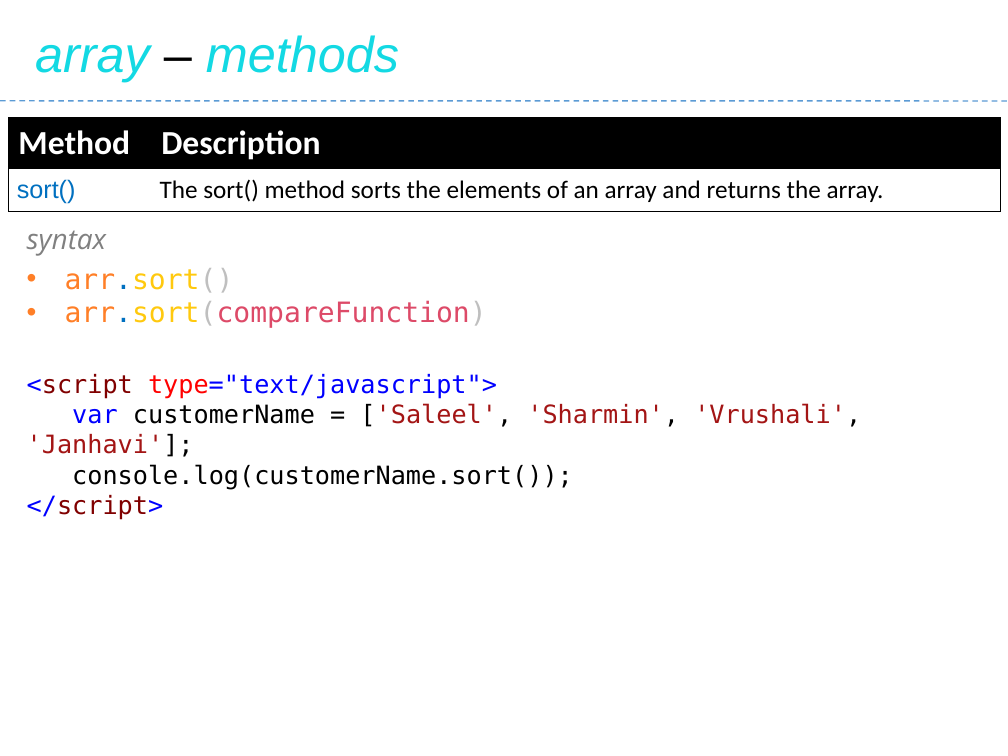
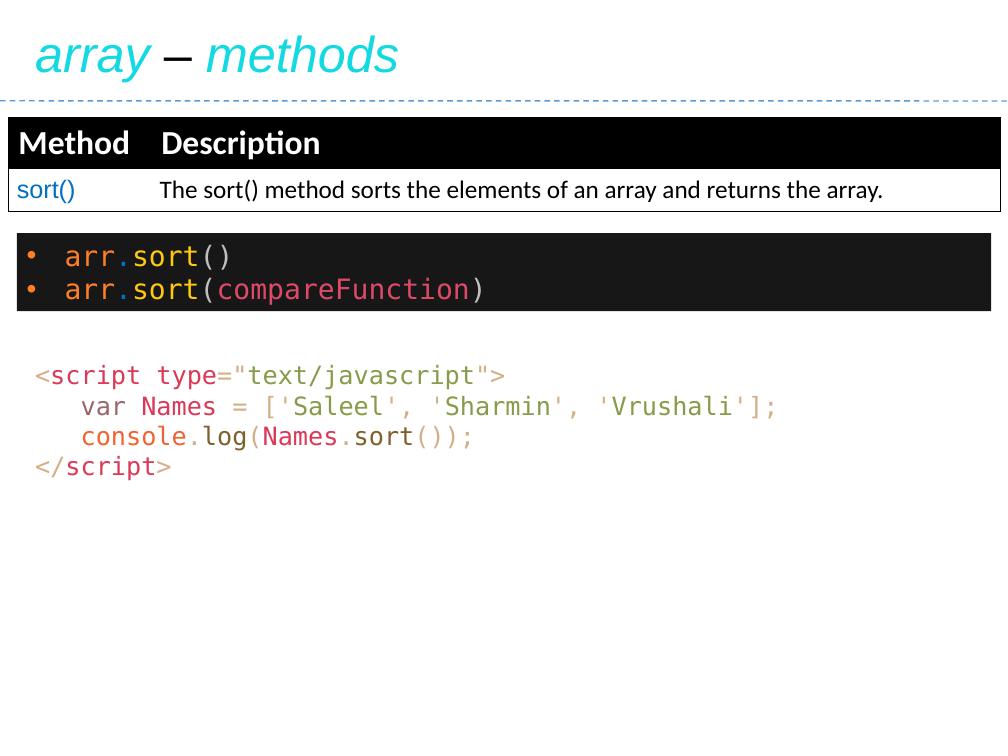
Before and after one commit to Saleel-Bagde/PPT-s, a slide deck: slide 167 of JavaScript.pptx. Drawn at 1008x756 pixels with LibreOffice and Linux fonts; fonts in the diff are those of the drawing. Boxes give left, top, right and bottom in pixels: in the first picture for what was removed or moved away, otherwise in the second. Text is boxed around its words. In the diff, an @@ line names an element or a change of style, - is before the commit and + after.

```diff
--- a/JavaScript.pptx
+++ b/JavaScript.pptx
@@ rectangle "arr.sort()": place and size @@
-rectangle "arr.sort()" at <box>65,268,487,328</box>
+rectangle "arr.sort()" at <box>17,233,992,310</box>
@@ rectangle "arr.sort()" at <box>17,233,992,310</box>: fill none to #181717 @@
@@ text removed at <box>27,230,106,256</box> @@
-syntax
@@ text "<script type="text/javascript">": place and size @@
-text "<script type="text/javascript">" at <box>27,374,861,490</box>
+text "<script type="text/javascript">" at <box>35,365,778,481</box>
@@ text at <box>35,365,505,481</box>: text colour #0000FF to #D3AF86 in "<script type="text/javascript">", "</script>"; text colour #800000 to #DC3958 in "<script", "</script>"; text colour #FF0000 to #DC3958, text colour #0000FF to #889B4A in "type="text/javascript">" @@
@@ text at <box>81,395,778,451</box>: text changed; text colour #000000 to #889B4A @@
-var customerName = ['Saleel', 'Sharmin', 'Vrushali', 'Janhavi'];
-console.log(customerName.sort());
+var Names = ['Saleel', 'Sharmin', 'Vrushali'];
+console.log(Names.sort());
```
Also in this commit, not shown: 30 other slides changed.
